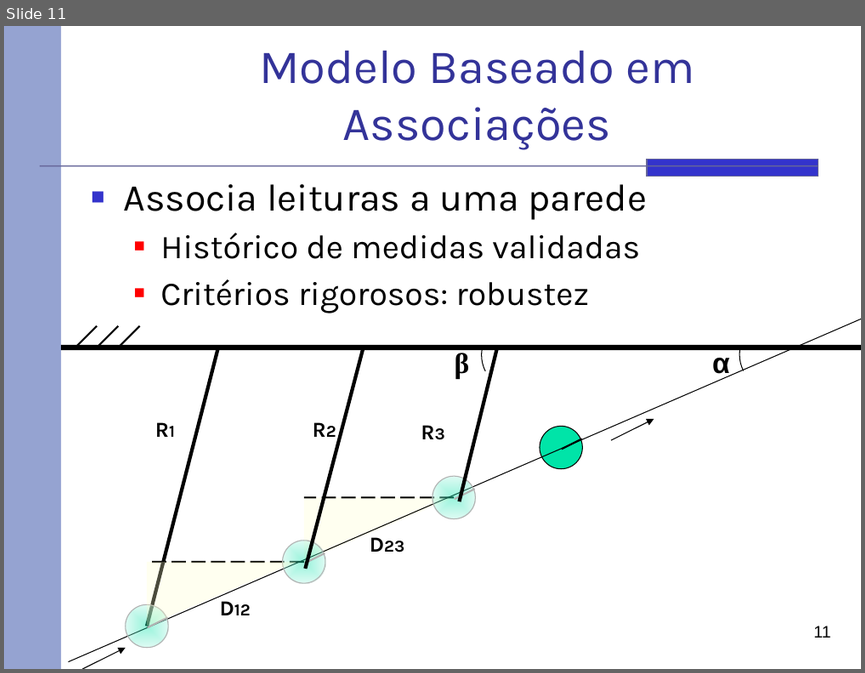
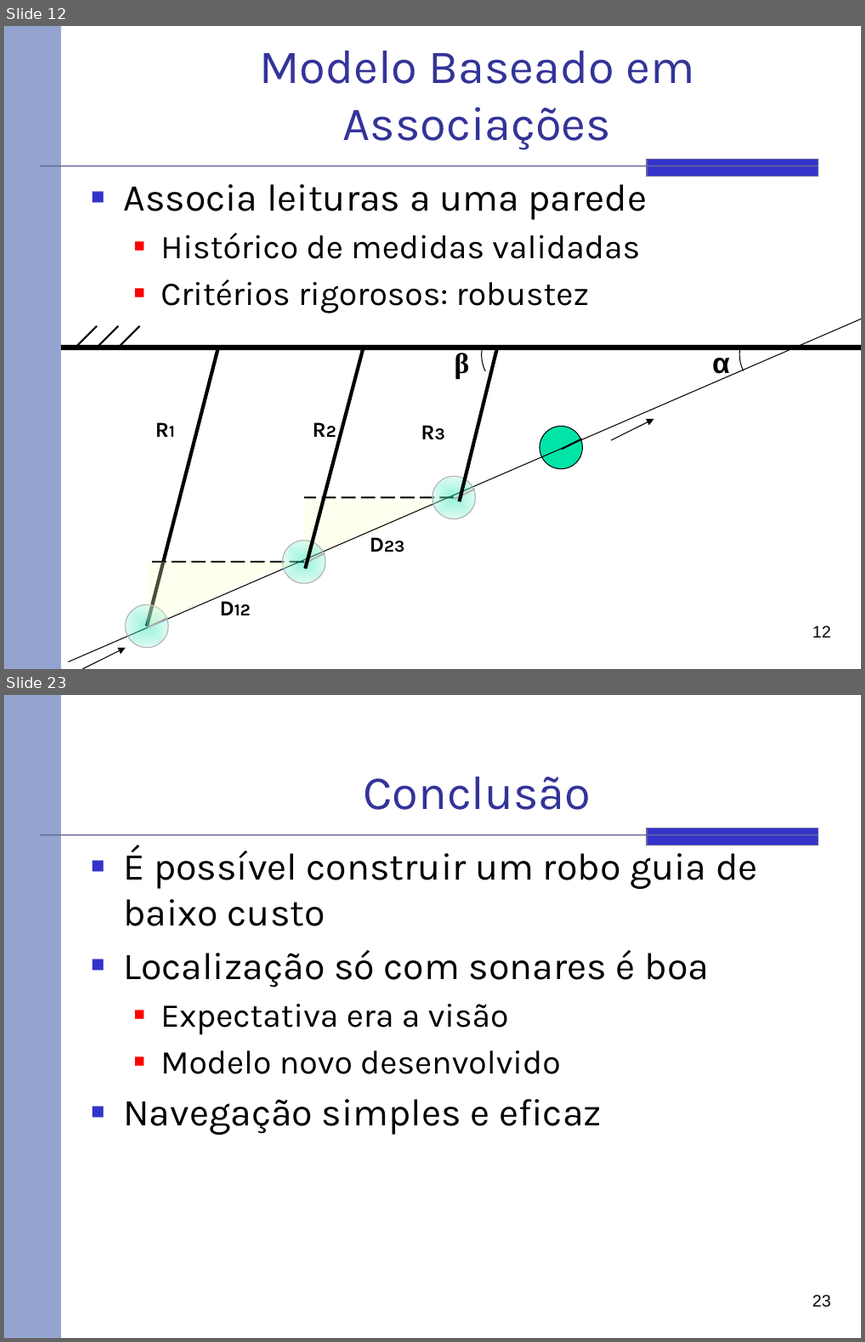
Before and after one commit to rafaelhdr/tccsauron, a slide deck: docs/Apresentação.pptx. Shown one above the other, each under a label of ours: slide 11 before the commit, slides 12 and 23 after it; the slides between them are not shown. The pictures are 865x673 and 865x1342 pixels, drawn with LibreOffice and Linux fonts; fonts in the diff are those of the drawing. Boxes give left, top, right and bottom in pixels: in the first picture for what was removed or moved away, otherwise in the second. Text is boxed around its words. In the diff, an @@ line names an element or a change of style, - is before the commit and + after.

```diff
--- a/docs/Apresentação.pptx
+++ b/docs/Apresentação.pptx
@@ slide 23 added at [4, 695, 861, 1338], background #FFFFFF; not listed: 3 template elements that a slide beside it also shows @@
@@ title added at [363, 777, 590, 810], 40 pt, text #333399 @@
+Conclusão
@@ text added at [123, 845, 758, 1134], 32 pt, text #000000 @@
+■ É possível construir um robo guia de baixo custo
+■ Localização só com sonares é boa
+  ■ Expectativa era a visão
+  ■ Modelo novo desenvolvido
+■ Navegação simples e eficaz
@@ page number added at [812, 1294, 831, 1307], 14 pt, text #000000 @@
+23
@@ what was slide 11 is now slide 12 @@
@@ page number at [812, 625, 831, 637]: text changed @@
-11
+12
```
Also in this commit, not shown: 1 slide changed, 11 other slides added.
